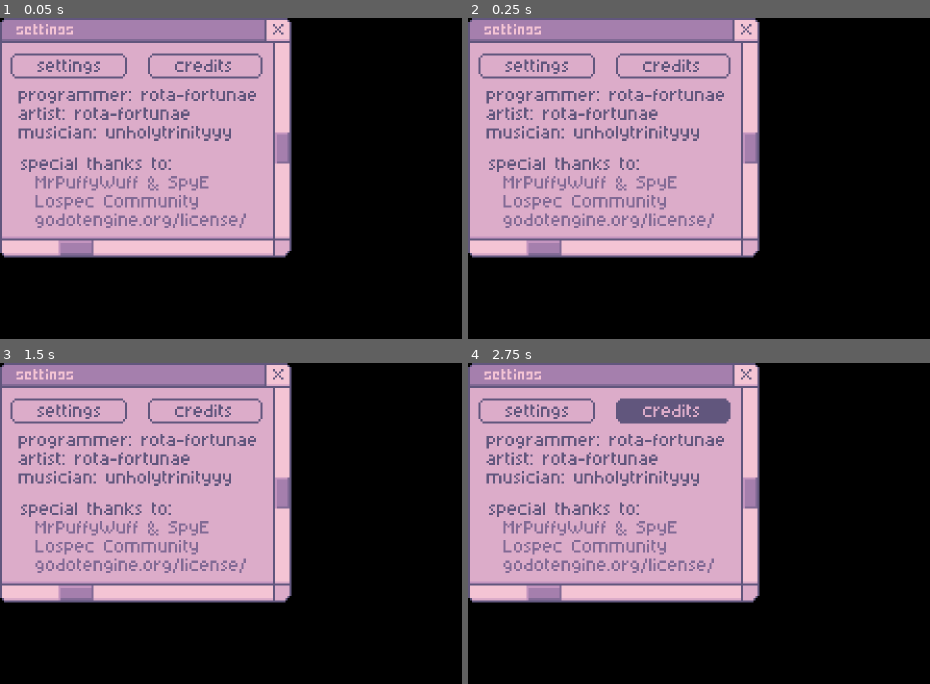
Above: before the commit, frames 1-4 (two rows, left to right).
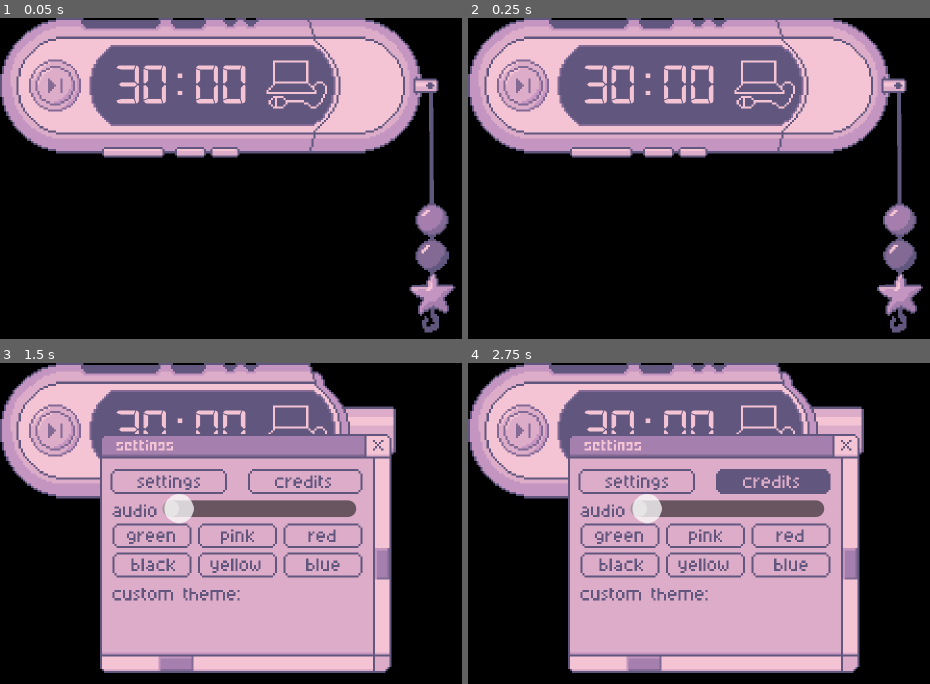
Above: after the commit, the same moments.

Repository: rota-fortunae/mp3-pomodoro
Game: Godot game, scene res://main.tscn
Two runs of this game, one before a commit and one after it. Both use one fixed random seed, a clock stepped at 60 frames per second and the inputs below. Before the commit the project starts from res://settings_menu.tscn.
Inputs (mouse positions are in pixels of both pictures, inside the frame that each line leads up to; where the layout moved, square brackets give the same spot in the first picture):
- Up to frame 1 (0.05 s): no input
- Up to frame 2 (0.25 s): no input
- Up to frame 3 (1.5 s): click (369, 430) [69, 411] at 0.5 s; click (55, 430) at 1.27 s
- Up to frame 4 (2.75 s): click (772, 481) [671, 411] at 2 s

The runs differ from the first frame. In frame 1, 51% of the frame differs, in the area x 0-99%, y 0-99%; in frame 2, 51%; in frame 3, 58%, in the area x 0-86%, y 0-97%; in frame 4, 58%.

Commit message:
added settings menu in but,,, it doesnt work
TvT

Diff:
--- a/main.tscn
+++ b/main.tscn
@@ -17,6 +17,7 @@
 [ext_resource type="Shader" uid="uid://dvuvvxw1eswcs" path="res://clock_text.gdshader" id="11_clock"]
 [ext_resource type="Texture2D" uid="uid://cr2nnkassuup8" path="res://assets/work_time.png" id="11_dg77c"]
 [ext_resource type="Script" uid="uid://ormykse11xyo" path="res://drag_screen.gd" id="12_dg77c"]
+[ext_resource type="PackedScene" uid="uid://drd63wn3vxmp0" path="res://settings_menu.tscn" id="18_074og"]
 
 [sub_resource type="ShaderMaterial" id="ShaderMaterial_ycdy4"]
 shader = ExtResource("1_w48qg")
@@ -148,7 +149,7 @@
 script = ExtResource("5_272bh")
 target_path = NodePath(".")
 
-[node name="Sprite2D" type="Sprite2D" parent="Cap/Charm" unique_id=586687799]
+[node name="CharmSprite" type="Sprite2D" parent="Cap/Charm" unique_id=586687799]
 z_index = 1
 material = ExtResource("3_vivmo")
 position = Vector2(37.000004, -13.000002)
@@ -187,12 +188,21 @@
 position = Vector2(43, 30)
 shape = SubResource("RectangleShape2D_j343n")
 
-[node name="TextureButton2" type="TextureButton" parent="Cap" unique_id=1418566529]
+[node name="settingsButton" type="TextureButton" parent="Cap" unique_id=1418566529]
 offset_left = 147.0
 offset_right = 210.0
 offset_bottom = 65.0
 texture_click_mask = ExtResource("6_ycdy4")
 script = ExtResource("9_2cqfq")
+
+[node name="SettingsMenu" parent="Cap/settingsButton" unique_id=534571828 instance=ExtResource("18_074og")]
+visible = false
+z_index = 1
+layout_mode = 0
+offset_left = -99.0
+offset_top = 34.0
+offset_right = 41.0
+offset_bottom = 149.0
 
 [node name="TimerLabel" type="Label" parent="." unique_id=1104957864]
 z_index = 1
@@ -234,4 +244,4 @@
 texture_focused = ExtResource("3_1bvp3")
 texture_click_mask = ExtResource("5_lquwl")
 
-[connection signal="pressed" from="Cap/TextureButton2" to="Cap/TextureButton2" method="_on_pressed"]
+[connection signal="pressed" from="Cap/settingsButton" to="Cap/settingsButton" method="_on_pressed"]
--- a/project.godot
+++ b/project.godot
@@ -11,7 +11,7 @@
 [application]
 
 config/name="mp3_pomodoro"
-run/main_scene="uid://drd63wn3vxmp0"
+run/main_scene="uid://csv8w68ys6y8b"
 config/disable_project_settings_override=true
 config/features=PackedStringArray("4.7", "GL Compatibility")
 config/icon="uid://dvbcar24urv2l"
--- a/settings_button.gd
+++ b/settings_button.gd
@@ -22,60 +22,11 @@
 
 
 func _on_pressed() -> void:
-	_popup.visible = not _popup.visible
+	_popup.visible = true
+	$"../Cap".visible = false
+	$"../Charm/CharmSprite".visible = false
 
 
 func _build_popup() -> void:
-	# CanvasLayer keeps the popup above everything and unaffected by Cap's transform
-	_popup_layer = CanvasLayer.new()
-	_popup_layer.layer = 10
-	add_child(_popup_layer)
-
-	_popup = Control.new()
-	_popup.size = popup_size
-	_popup.position = (get_viewport_rect().size - popup_size) / 2
+	_popup = $SettingsMenu
 	_popup.visible = false
-	_popup_layer.add_child(_popup)
-
-	var bg = TextureRect.new()
-	bg.texture = popup_background
-	bg.stretch_mode = TextureRect.STRETCH_SCALE
-	bg.expand_mode = TextureRect.EXPAND_IGNORE_SIZE
-	bg.set_anchors_preset(Control.PRESET_FULL_RECT)
-	_popup.add_child(bg)
-
-	var list = VBoxContainer.new()
-	list.set_anchors_preset(Control.PRESET_FULL_RECT)
-	list.alignment = BoxContainer.ALIGNMENT_CENTER
-	_popup.add_child(list)
-
-	for label in button_labels:
-		var b = Button.new()
-		b.text = label
-		b.size_flags_horizontal = Control.SIZE_SHRINK_CENTER
-		if button_font:
-			b.add_theme_font_override("font", button_font)
-		b.add_theme_font_size_override("font_size", button_font_size)
-		b.pressed.connect(_on_popup_button_pressed.bind(label))
-		list.add_child(b)
-
-
-func _on_popup_button_pressed(label: String) -> void:
-	match label:
-		"Change theme":
-			change_color("")
-		"Close":
-			_popup.visible = false
-	option_pressed.emit(label)
-
-
-func change_color(newcolorstring):
-
-	newcolorstring = "#2a173b,#3f2c5f,#443f7b,#4c5c87,#69809e,#95c5ac"
-
-	var newcolorlist = newcolorstring.replace("#","").replace(" ","").split(",")
-	var names = ["newcolorone", "newcolortwo", "newcolorthree", "newcolorfour", "newcolorfive", "newcolorsix"]
-	for i in range(6):
-
-		var new_color = Color(newcolorlist[i])
-		RenderingServer.global_shader_parameter_set(names[i], new_color)
--- a/settings_menu.tscn
+++ b/settings_menu.tscn
@@ -2,6 +2,7 @@
 
 [ext_resource type="Texture2D" uid="uid://ceewp8s2hwa3m" path="res://assets/settings_menu.png" id="1_2d6lb"]
 [ext_resource type="Theme" uid="uid://casxy0kfqpctp" path="res://assets/settings_menu_theme.tres" id="1_8pph3"]
+[ext_resource type="Script" uid="uid://c03opoqntlvlc" path="res://settings_menu_script.gd" id="2_ajx48"]
 [ext_resource type="Texture2D" uid="uid://dpb10i5hsgux7" path="res://assets/credits.png" id="2_nxj4t"]
 [ext_resource type="Texture2D" uid="uid://bdxuce6h3wypw" path="res://assets/settings_text.png" id="3_ttjgw"]
 [ext_resource type="Texture2D" uid="uid://dok4vrf8mmqac" path="res://assets/credits_unclicked.png" id="3_yl4dm"]
@@ -22,6 +23,7 @@
 offset_right = 140.0
 offset_bottom = 115.0
 theme = ExtResource("1_8pph3")
+script = ExtResource("2_ajx48")
 
 [node name="background" type="TextureRect" parent="." unique_id=1596246548]
 layout_mode = 0
@@ -31,14 +33,14 @@
 texture = ExtResource("1_2d6lb")
 
 [node name="credits" type="TextureRect" parent="." unique_id=21259489]
+visible = false
 layout_mode = 0
-offset_right = 40.0
-offset_bottom = 40.0
+offset_right = 140.0
+offset_bottom = 115.0
 theme = ExtResource("1_8pph3")
 texture = ExtResource("2_nxj4t")
 
 [node name="settings" type="TextureRect" parent="." unique_id=2108530980]
-visible = false
 layout_mode = 0
 offset_right = 140.0
 offset_bottom = 115.0
@@ -158,7 +160,6 @@
 theme_override_styles/focus = ExtResource("13_exc7q")
 
 [node name="audioSlider" type="HSlider" parent="." unique_id=1758624989]
-visible = false
 layout_mode = 0
 offset_left = 30.0
 offset_top = 28.0
@@ -174,3 +175,11 @@
 offset_right = 391.0
 offset_bottom = 672.0
 scale = Vector2(0.1, 0.1)
+
+[connection signal="pressed" from="settingsButton" to="." method="_on_settings_button_pressed"]
+[connection signal="pressed" from="green" to="." method="_on_green_pressed"]
+[connection signal="pressed" from="pink" to="." method="_on_pink_pressed"]
+[connection signal="pressed" from="red" to="." method="_on_red_pressed"]
+[connection signal="pressed" from="black" to="." method="_on_black_pressed"]
+[connection signal="pressed" from="yellow" to="." method="_on_yellow_pressed"]
+[connection signal="pressed" from="blue" to="." method="_on_blue_pressed"]
--- /dev/null
+++ b/settings_menu_script.gd
@@ -0,0 +1,71 @@
+extends Control
+
+@onready var background: TextureRect = $background
+@onready var settings: TextureRect = $settings
+@onready var credits_button: TextureButton = $creditsButton
+@onready var settings_button: TextureButton = $settingsButton
+@onready var exit_button: TextureButton = $exitButton
+@onready var green: Button = $green
+@onready var pink: Button = $pink
+@onready var red: Button = $red
+@onready var black: Button = $black
+@onready var yellow: Button = $yellow
+@onready var blue: Button = $blue
+@onready var audio_slider: HSlider = $audioSlider
+@onready var credits: TextureRect = $credits
+
+
+
+# Called when the node enters the scene tree for the first time.
+func _ready() -> void:
+	background.visible=true
+	settings.visible=true
+	credits_button.visible=true
+	settings_button.visible=true
+	exit_button.visible=true
+
+	credits.visible=false
+
+
+# Called every frame. 'delta' is the elapsed time since the previous frame.
+func _process(delta: float) -> void:
+	pass
+
+
+func _on_green_pressed() -> void:
+	pass # Replace with function body.
+
+
+func _on_pink_pressed() -> void:
+	pass # Replace with function body.
+
+
+func _on_red_pressed() -> void:
+	pass # Replace with function body.
+
+
+func _on_black_pressed() -> void:
+	pass # Replace with function body.
+
+
+func _on_yellow_pressed() -> void:
+	pass # Replace with function body.
+
+
+func _on_blue_pressed() -> void:
+	change_color("")
+
+func change_color(newcolorstring):
+	if newcolorstring == "":
+		newcolorstring = "#2a173b,#3f2c5f,#443f7b,#4c5c87,#69809e,#95c5ac"
+
+	var newcolorlist = newcolorstring.replace("#","").replace(" ","").split(",")
+	var names = ["newcolorone", "newcolortwo", "newcolorthree", "newcolorfour", "newcolorfive", "newcolorsix"]
+	for i in range(6):
+
+		var new_color = Color(newcolorlist[i])
+		RenderingServer.global_shader_parameter_set(names[i], new_color)
+
+
+func _on_settings_button_pressed() -> void:
+	change_color("")
Not shown, added: settings_menu_script.gd.uid
Not shown, added: zzz.gdscript
